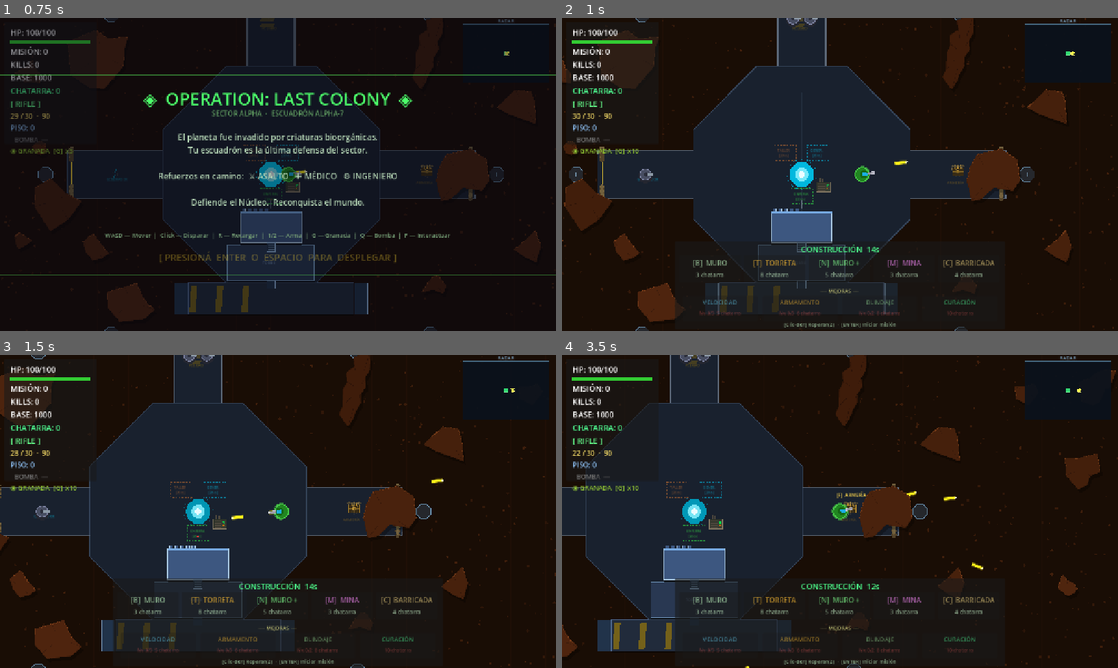
Above: before the commit, frames 1-4 (two rows, left to right).
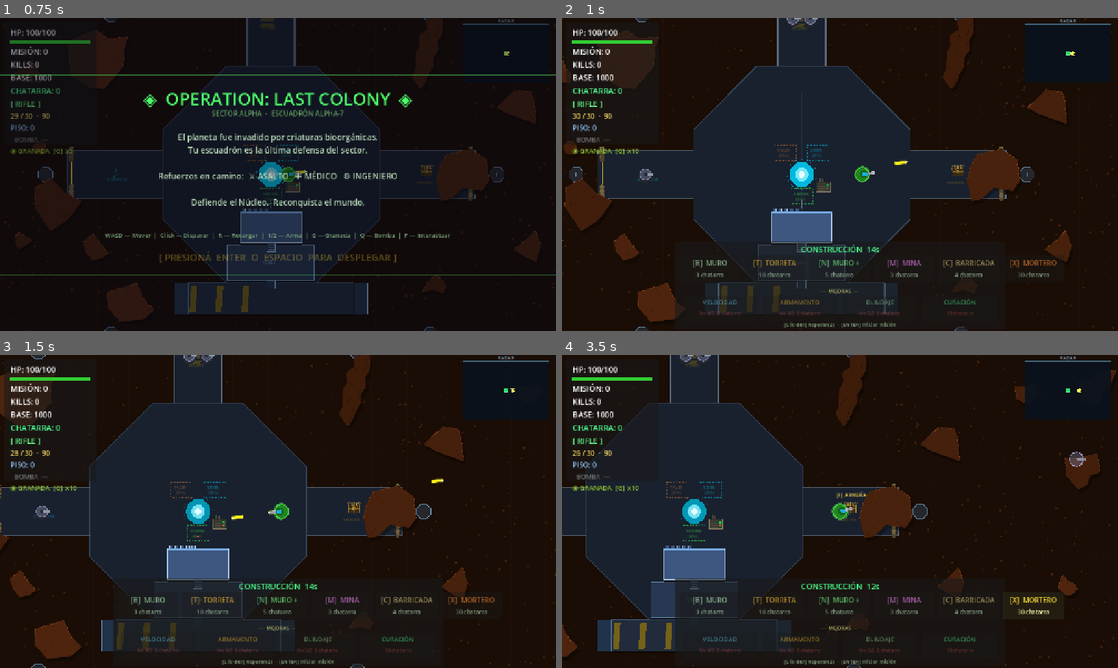
Above: after the commit, the same moments.

Repository: enriquecordero/last-colony
Game: Godot game, scene res://scenes/main.tscn
Two runs of this game, one before a commit and one after it. Both use one fixed random seed, a clock stepped at 60 frames per second and the inputs below. This scene is started directly instead of the project's main scene.
Inputs (mouse positions are in pixels of both pictures, inside the frame that each line leads up to):
- Up to frame 1 (0.75 s): tap Enter at 0.5 s; move the mouse to (400, 158) at 0.52 s; hold Right (ui_right) from 0.53 s (still down); tap X at 0.6 s; click (400, 158) at 0.67 s
- Up to frame 2 (1 s): keep holding Right (ui_right); tap Space at 0.77 s
- Up to frame 3 (1.5 s): release Right (ui_right) at 1.25 s; drag from (166, 527) to (383, 489) at 1.27 s
- Up to frame 4 (3.5 s): move the mouse to (895, 442) at 2.02 s; hold Right (ui_right) 2.03-2.75 s; tap F at 2.1 s; tap X at 2.3 s; drag from (812, 574) to (1073, 455) at 2.77 s

Frame 1 is identical in both runs. In frame 2, 0.2% of the frame differs, in the area x 35-89%, y 77-83%; in frame 3, 0.2%; in frame 4, 0.5%, in the area x 2-95%, y 30-100%.
Error before the commit: Cannot call method 'queue_free' on a null value. (res://scripts/main.gd:479)
Error after the commit: Cannot call method 'queue_free' on a null value. (res://scripts/main.gd:484)

Commit message:
Add mortar: arcing AOE structure that breaks dense clusters
mortar.gd (new):
- StaticBody2D on layer 32 (destructible like turrets)
- HP 220, snaps to perimeter turret slots
- Every 4.5s scans for densest enemy cluster within 620px and fires
  a shell at it (needs ≥4 enemies within 80px)
- Visual: hexagonal base + tube that aims at last target
- Build cost 30 biomasa (key X)

mortar_shell.gd (new):
- 1.4s arcing trajectory (lerp + parabolic Y offset)
- On impact: damage 80 in 110px radius via _on_mortar_shell_exploded
- Reuses BombEffect visual + explode SFX

Counted toward MAX_TURRETS (8 cap shared with turrets).

Co-Authored-By: Claude Sonnet 4.6 <noreply@anthropic.com>

Diff:
--- a/scripts/hud.gd
+++ b/scripts/hud.gd
@@ -18,10 +18,11 @@
 
 const _BUILD_INFO := [
 	{"name": "MURO",      "cost": 3,  "key": "B", "color": Color(0.70, 0.90, 0.70)},
-	{"name": "TORRETA",   "cost": 8,  "key": "T", "color": Color(1.00, 0.75, 0.20)},
+	{"name": "TORRETA",   "cost": 18, "key": "T", "color": Color(1.00, 0.75, 0.20)},
 	{"name": "MURO +",    "cost": 5,  "key": "N", "color": Color(0.50, 1.00, 0.55)},
 	{"name": "MINA",      "cost": 3,  "key": "M", "color": Color(0.90, 0.50, 0.90)},
 	{"name": "BARRICADA", "cost": 4,  "key": "C", "color": Color(0.85, 0.75, 0.45)},
+	{"name": "MORTERO",   "cost": 30, "key": "X", "color": Color(1.00, 0.55, 0.20)},
 ]
 
 var _hp_lbl:          Label
--- a/scripts/main.gd
+++ b/scripts/main.gd
@@ -72,7 +72,10 @@
 const AMMO_DROP_RIFLE   := 22
 const AMMO_DROP_SHOTGUN := 4
 
-enum BuildType { WALL, TURRET, WALL_PLUS, MINE, BARRICADA }
+enum BuildType { WALL, TURRET, WALL_PLUS, MINE, BARRICADA, MORTAR }
+
+const MortarScript = preload("res://scripts/mortar.gd")
+const MortarShell  = preload("res://scripts/mortar_shell.gd")
 
 const BUILD_PHASE_TIME := 14.0
 const MAX_TURRETS      := 8
@@ -444,6 +447,8 @@
 				if _build_phase: _set_build_type(BuildType.MINE)
 			KEY_C:
 				if _build_phase: _set_build_type(BuildType.BARRICADA)
+			KEY_X:
+				if _build_phase: _set_build_type(BuildType.MORTAR)
 			KEY_ESCAPE:
 				if _build_mode:
 					_set_build_mode(false)
@@ -1213,7 +1218,7 @@
 		return
 	var mp := get_global_mouse_position()
 	# Turrets snap to fortress slots when cursor is near one
-	if _build_type == BuildType.TURRET and is_instance_valid(_fortress):
+	if (_build_type == BuildType.TURRET or _build_type == BuildType.MORTAR) and is_instance_valid(_fortress):
 		var slots: Array = _fortress.get_turret_slots()
 		var best: Vector2 = Vector2.INF
 		var best_d: float = 90.0   # snap radius
@@ -1348,7 +1353,7 @@
 	_build_mode                = on
 	_player.building           = on
 	_wall_preview.visible      = on and (_build_type == BuildType.WALL or _build_type == BuildType.WALL_PLUS)
-	_turret_preview.visible    = on and _build_type == BuildType.TURRET
+	_turret_preview.visible    = on and (_build_type == BuildType.TURRET or _build_type == BuildType.MORTAR)
 	_mine_preview.visible      = on and _build_type == BuildType.MINE
 	_barricada_preview.visible = on and _build_type == BuildType.BARRICADA
 	if on:
@@ -1362,6 +1367,7 @@
 func _active_preview() -> Node2D:
 	match _build_type:
 		BuildType.TURRET:    return _turret_preview
+		BuildType.MORTAR:    return _turret_preview
 		BuildType.WALL_PLUS: return _wall_preview
 		BuildType.MINE:      return _mine_preview
 		BuildType.BARRICADA: return _barricada_preview
@@ -1373,6 +1379,7 @@
 		BuildType.WALL_PLUS: return 5
 		BuildType.MINE:      return 3
 		BuildType.BARRICADA: return 4
+		BuildType.MORTAR:    return 30
 		_:                   return 3
 
 func _build_type_name() -> String:
@@ -1381,6 +1388,7 @@
 		BuildType.WALL_PLUS: return "MURO +"
 		BuildType.MINE:      return "MINA"
 		BuildType.BARRICADA: return "BARRICADA"
+		BuildType.MORTAR:    return "MORTERO"
 		_:                   return "MURO"
 
 func _place_structure() -> void:
@@ -1423,6 +1431,13 @@
 			b.position = pos
 			b.destroyed.connect(func(): pass)
 			_walls.add_child(b)
+		BuildType.MORTAR:
+			var m := MortarScript.new()
+			m.position         = pos
+			m.bullet_container = _bullets
+			m.enemies_node     = _enemies
+			m.main_ref         = self
+			_walls.add_child(m)
 	_biomasa -= cost
 	_hud.update_biomasa(_biomasa)
 	_hud.update_upgrades(_upg_speed, _upg_fire, _upg_armor, _healed_this_phase, _biomasa)
@@ -1652,6 +1667,31 @@
 	g.global_position = from_pos
 	g.exploded.connect(_on_grenade_exploded)
 	add_child(g)
+
+
+# Public: mortar structures fire shells through here
+func spawn_mortar_shell(from_pos: Vector2, target_pos: Vector2, dmg: int, radius: float) -> void:
+	var shell := MortarShell.new()
+	shell.global_position = from_pos
+	shell.target_pos      = target_pos
+	shell.damage          = dmg
+	shell.radius          = radius
+	shell.exploded.connect(_on_mortar_shell_exploded)
+	add_child(shell)
+
+
+func _on_mortar_shell_exploded(pos: Vector2, dmg: int, radius: float) -> void:
+	for e in _enemies.get_children():
+		if is_instance_valid(e) and e.has_method("take_damage"):
+			if e.global_position.distance_to(pos) <= radius:
+				e.take_damage(dmg)
+	var ef     := BombEffect.new()
+	ef.position = pos
+	ef.max_r    = radius + 30.0
+	ef.tint     = Color(1.0, 0.65, 0.20)
+	add_child(ef)
+	shake(6.0)
+	SoundManager.play("explode")
 
 func _on_grenade_exploded(pos: Vector2) -> void:
 	const GRENADE_RADIUS := 140.0
--- /dev/null
+++ b/scripts/mortar.gd
@@ -0,0 +1,109 @@
+extends StaticBody2D
+
+const SHELL_RATE     := 4.5
+const SHELL_RANGE    := 620.0
+const SHELL_DAMAGE   := 80
+const SHELL_RADIUS   := 110.0
+const CLUSTER_R      := 80.0
+const CLUSTER_MIN    := 4
+
+var hp:               int   = 220
+var max_hp:           int   = 220
+var bullet_container: Node2D = null
+var enemies_node:     Node2D = null
+var main_ref:         Node   = null
+
+var _fire_cd:  float = 1.5
+var _aim_dir:  Vector2 = Vector2.UP
+var _hit_t:    float = 0.0
+
+
+func _ready() -> void:
+	collision_layer = 32
+	collision_mask  = 0
+	var shape := CollisionShape2D.new()
+	var rect  := RectangleShape2D.new()
+	rect.size   = Vector2(34, 34)
+	shape.shape = rect
+	add_child(shape)
+	set_process(true)
+	queue_redraw()
+
+
+func _process(delta: float) -> void:
+	_fire_cd -= delta
+	if _hit_t > 0.0:
+		_hit_t = maxf(0.0, _hit_t - delta * 3.0)
+		queue_redraw()
+	if _fire_cd <= 0.0:
+		var target_pos: Vector2 = _find_cluster()
+		if target_pos != Vector2.INF:
+			_fire(target_pos)
+			_fire_cd = SHELL_RATE
+
+
+func _find_cluster() -> Vector2:
+	if not is_instance_valid(enemies_node):
+		return Vector2.INF
+	var best_pos: Vector2 = Vector2.INF
+	var best_count: int = CLUSTER_MIN - 1
+	var children: Array = enemies_node.get_children()
+	for anchor in children:
+		if not is_instance_valid(anchor):
+			continue
+		var ap: Vector2 = anchor.global_position
+		if global_position.distance_to(ap) > SHELL_RANGE:
+			continue
+		var count: int = 0
+		for e in children:
+			if is_instance_valid(e) and ap.distance_squared_to(e.global_position) <= CLUSTER_R * CLUSTER_R:
+				count += 1
+		if count > best_count:
+			best_count = count
+			best_pos   = ap
+	return best_pos
+
+
+func _fire(target_pos: Vector2) -> void:
+	_aim_dir = (target_pos - global_position).normalized()
+	queue_redraw()
+	if main_ref == null or not is_instance_valid(main_ref):
+		return
+	if main_ref.has_method("spawn_mortar_shell"):
+		main_ref.spawn_mortar_shell(global_position, target_pos, SHELL_DAMAGE, SHELL_RADIUS)
+	SoundManager.play("shoot")
+
+
+func take_damage(amount: int) -> void:
+	hp = max(0, hp - amount)
+	_hit_t = 1.0
+	modulate = Color(1.5, 0.5, 0.3)
+	var tw := create_tween()
+	tw.tween_property(self, "modulate", Color.WHITE, 0.15)
+	queue_redraw()
+	if hp <= 0:
+		queue_free()
+
+
+func _draw() -> void:
+	# Base plate
+	draw_circle(Vector2(0, 4), 20.0, Color(0.20, 0.18, 0.18))
+	draw_circle(Vector2.ZERO, 16.0, Color(0.38, 0.32, 0.28))
+	draw_arc(Vector2.ZERO, 16.0, 0, TAU, 24, Color(0.65, 0.55, 0.40), 2.0)
+	# Tube pointing at last aim
+	var perp: Vector2 = Vector2(-_aim_dir.y, _aim_dir.x) * 4.0
+	var base: Vector2 = -_aim_dir * 2.0
+	var tip:  Vector2 = _aim_dir * 18.0
+	draw_colored_polygon(PackedVector2Array([
+		base + perp, base - perp, tip - perp, tip + perp
+	]), Color(0.50, 0.40, 0.30))
+	draw_circle(tip, 4.5, Color(0.20, 0.18, 0.18))
+	# Hit flash
+	if _hit_t > 0.0:
+		draw_circle(Vector2.ZERO, 16.0, Color(1.0, 0.85, 0.40, _hit_t * 0.5))
+	# HP bar
+	if hp < max_hp:
+		var bw := 30.0
+		draw_rect(Rect2(-bw * 0.5, -24, bw, 3), Color(0.10, 0.0, 0.0, 0.85))
+		draw_rect(Rect2(-bw * 0.5, -24, bw * float(hp) / float(max_hp), 3),
+			Color(0.95, 0.75, 0.20))
--- /dev/null
+++ b/scripts/mortar_shell.gd
@@ -0,0 +1,55 @@
+extends Node2D
+
+signal exploded(pos: Vector2, damage: int, radius: float)
+
+const FLIGHT_TIME := 1.4
+
+var start_pos:    Vector2 = Vector2.ZERO
+var target_pos:   Vector2 = Vector2.ZERO
+var damage:       int     = 80
+var radius:       float   = 110.0
+
+var _t:    float = 0.0
+var _done: bool  = false
+
+
+func _ready() -> void:
+	start_pos       = global_position
+	z_index         = 8
+	set_process(true)
+
+
+func _process(delta: float) -> void:
+	if _done:
+		return
+	_t += delta
+	var u: float = clampf(_t / FLIGHT_TIME, 0.0, 1.0)
+	# Lateral interpolation
+	var pos: Vector2 = start_pos.lerp(target_pos, u)
+	# Arc — peak at u=0.5, height proportional to distance
+	var dist: float  = start_pos.distance_to(target_pos)
+	var peak: float  = clampf(dist * 0.25, 60.0, 240.0)
+	var arc_y: float = -peak * 4.0 * u * (1.0 - u)
+	global_position  = pos + Vector2(0, arc_y)
+	queue_redraw()
+	if u >= 1.0:
+		_explode()
+
+
+func _explode() -> void:
+	if _done:
+		return
+	_done = true
+	global_position = target_pos
+	exploded.emit(target_pos, damage, radius)
+	queue_free()
+
+
+func _draw() -> void:
+	if _done:
+		return
+	draw_circle(Vector2.ZERO, 6.0, Color(0.20, 0.18, 0.16))
+	draw_circle(Vector2.ZERO, 4.0, Color(0.55, 0.45, 0.30))
+	# Shadow on ground (offset by arc_y inverse for fake depth)
+	var below: Vector2 = Vector2(0, 8.0)
+	draw_circle(below, 4.5, Color(0, 0, 0, 0.35))
